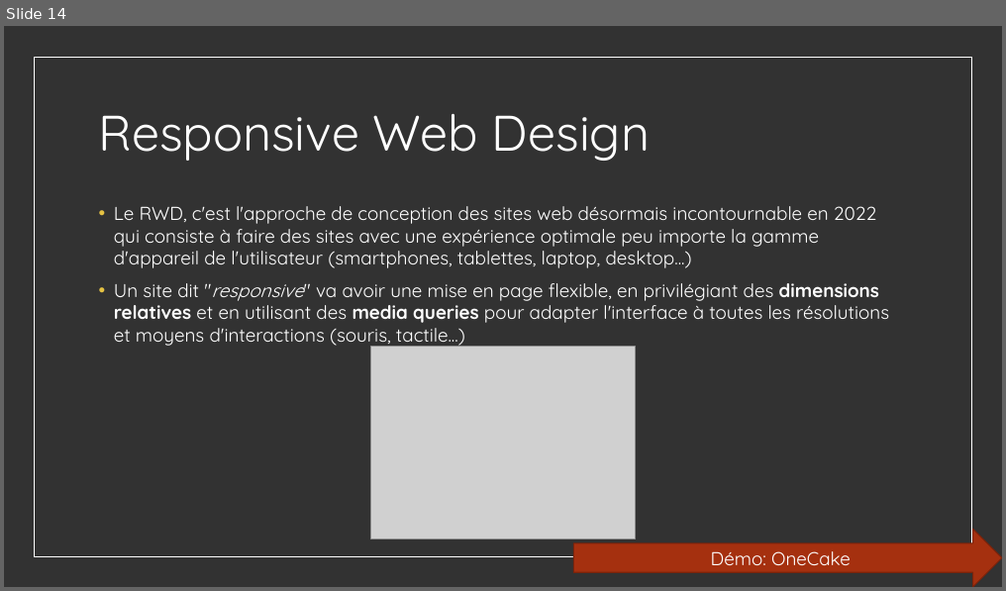
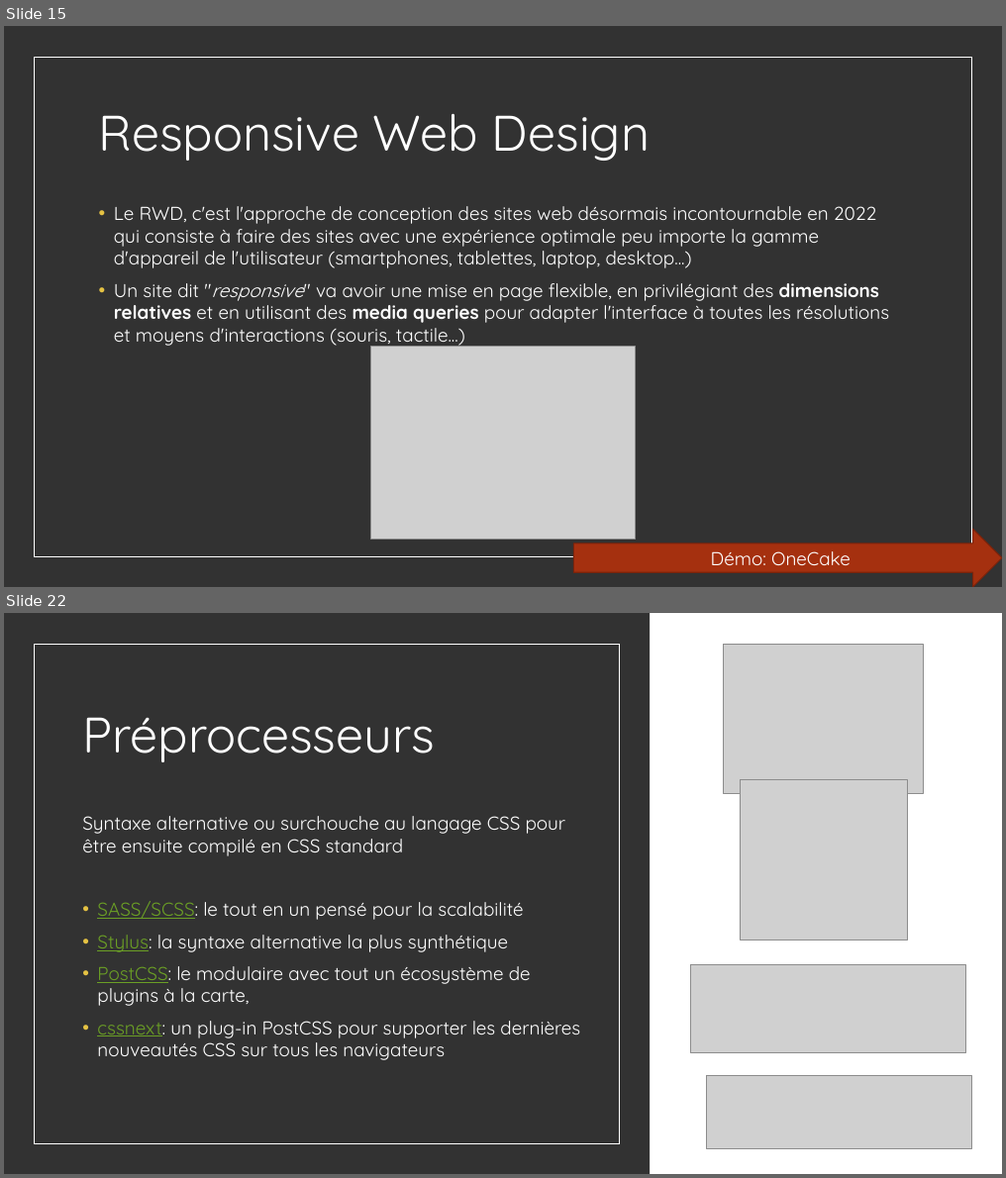
Before and after one commit to worldline/html-css-training, a slide deck: presenter_fr.pptx. Shown one above the other, each under a label of ours: slide 14 before the commit, slides 15 and 22 after it; the slides between them are not shown. The pictures are 1006x591 and 1006x1178 pixels, drawn with LibreOffice and Linux fonts; fonts in the diff are those of the drawing; grey boxes stand for pictures. Boxes give left, top, right and bottom in pixels: in the first picture for what was removed or moved away, otherwise in the second. Text is boxed around its words. In the diff, an @@ line names an element or a change of style, - is before the commit and + after.

```diff
--- a/presenter_fr.pptx
+++ b/presenter_fr.pptx
@@ slide 22 added at (x1=4, y1=613, x2=1002, y2=1174), background #323232 @@
@@ rectangle added at (x1=4, y1=613, x2=1002, y2=1174), fill #FFFFFF @@
@@ rectangle added at (x1=4, y1=613, x2=650, y2=1174), fill #323232 @@
@@ rectangle added at (x1=35, y1=644, x2=620, y2=1144), outline #FFFFFF 0.5 pt @@
@@ picture added at (x1=724, y1=644, x2=924, y2=793) @@
@@ title added at (x1=82, y1=717, x2=435, y2=762), 48 pt, text #FFFFFF @@
+Préprocesseurs
@@ picture added at (x1=740, y1=780, x2=908, y2=940) @@
@@ text added at (x1=82, y1=816, x2=580, y2=1060), 18 pt, text #FFFFFF @@
+Syntaxe alternative ou surchouche au langage CSS pour être ensuite compilé en CSS standard
+• SASS/SCSS: le tout en un pensé pour la scalabilité
+• Stylus: la syntaxe alternative la plus synthétique
+• PostCSS: le modulaire avec tout un écosystème de plugins à la carte,
+• cssnext: un plug-in PostCSS pour supporter les dernières nouveautés CSS sur tous les navigateurs
@@ picture added at (x1=691, y1=964, x2=966, y2=1054) @@
@@ picture added at (x1=707, y1=1075, x2=972, y2=1149) @@
@@ what was slide 14 is now slide 15 @@
```
Also in this commit, not shown: 5 slides changed, 7 other slides added, 18 other files.
